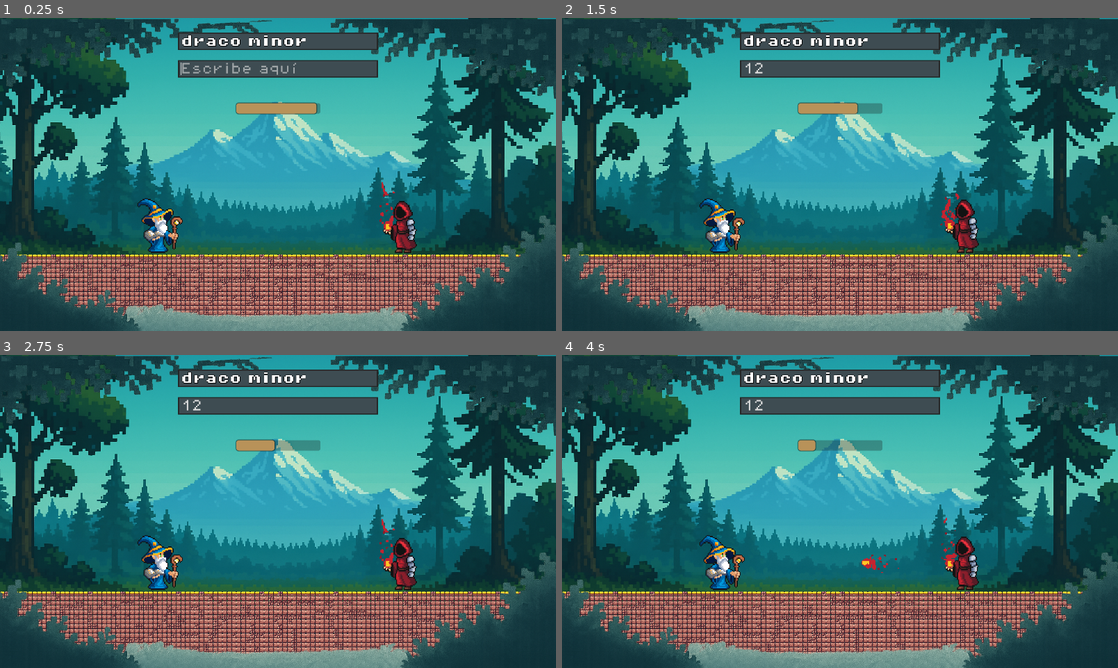
Above: before the commit, frames 1-4 (two rows, left to right).
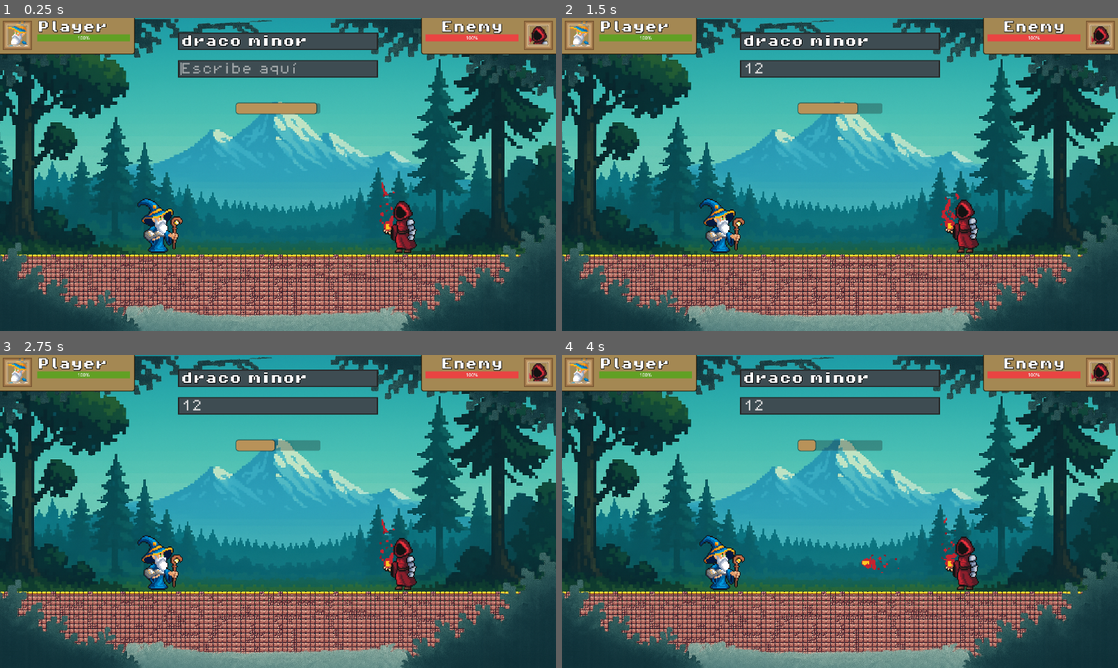
Above: after the commit, the same moments.

Repository: elmaingdev/Spell_Clash_v2
Game: Godot game, scene res://scenes/battle.tscn
Same seed, same stepped clock (60 frames per second), same inputs: the game is played once before the commit and once after it.
Inputs (mouse positions are in pixels of both pictures, inside the frame that each line leads up to):
- Up to frame 1 (0.25 s): no input
- Up to frame 2 (1.5 s): click (840, 68) at 0.52 s; type "12" at 0.6 s
- Up to frame 3 (2.75 s): no input
- Up to frame 4 (4 s): no input

The runs differ from the first frame. In frame 1, 5.6% of the frame differs, in the area x 0-100%, y 0-12%; in frame 2, 5.6%; in frame 3, 5.6%; in frame 4, 5.6%.

Commit message:
Spell_Clashv2_backup0_1
Spell_Clashv2_backup0_1

Diff:
--- /dev/null
+++ b/scenes/InfoPanel.tscn
@@ -0,0 +1,136 @@
+[gd_scene load_steps=10 format=3 uid="uid://c566mi0ppmg2g"]
+
+[ext_resource type="StyleBox" uid="uid://dvwei0lhsf8p3" path="res://themes/boxflat2.tres" id="1_mccuv"]
+[ext_resource type="Texture2D" uid="uid://be1e0swdjaaxb" path="res://assets/mage1/mage1_portrait.png" id="2_0ec8g"]
+[ext_resource type="LabelSettings" uid="uid://de705pwk1itxt" path="res://themes/spell_lbl.tres" id="3_18g4i"]
+[ext_resource type="Texture2D" uid="uid://cu4rtgc138pk4" path="res://assets/mage2/mage2_portrait.png" id="4_4tbpf"]
+
+[sub_resource type="StyleBoxFlat" id="StyleBoxFlat_mccuv"]
+bg_color = Color(0.341176, 0.341176, 0.341176, 0.92549)
+
+[sub_resource type="StyleBoxFlat" id="StyleBoxFlat_0ec8g"]
+bg_color = Color(0.380757, 0.628547, 0.141524, 1)
+
+[sub_resource type="StyleBoxFlat" id="StyleBoxFlat_u7em1"]
+content_margin_left = 3.0
+content_margin_top = 3.0
+content_margin_right = 3.0
+content_margin_bottom = 3.0
+bg_color = Color(0.644442, 0.531617, 0.324611, 1)
+border_width_left = 3
+border_width_top = 3
+border_width_right = 3
+border_width_bottom = 3
+border_color = Color(0.155592, 0.0867232, 0.00752309, 1)
+border_blend = true
+corner_radius_bottom_left = 8
+expand_margin_left = 5.0
+expand_margin_top = 5.0
+expand_margin_right = 5.0
+expand_margin_bottom = 5.0
+shadow_size = 2
+
+[sub_resource type="StyleBoxFlat" id="StyleBoxFlat_18g4i"]
+bg_color = Color(0.347817, 0.347817, 0.347817, 0.937255)
+
+[sub_resource type="StyleBoxFlat" id="StyleBoxFlat_4tbpf"]
+bg_color = Color(0.912943, 0.267876, 0.258025, 1)
+
+[node name="InfoPanel" type="Control"]
+layout_mode = 3
+anchors_preset = 15
+anchor_right = 1.0
+anchor_bottom = 1.0
+grow_horizontal = 2
+grow_vertical = 2
+
+[node name="PlayerPanel" type="Panel" parent="."]
+layout_mode = 1
+offset_right = 460.0
+offset_bottom = 120.0
+theme_override_styles/panel = ExtResource("1_mccuv")
+
+[node name="MarginContainer" type="MarginContainer" parent="PlayerPanel"]
+layout_mode = 1
+anchors_preset = 15
+anchor_right = 1.0
+anchor_bottom = 1.0
+grow_horizontal = 2
+grow_vertical = 2
+theme_override_constants/margin_left = 10
+theme_override_constants/margin_top = 10
+theme_override_constants/margin_right = 10
+theme_override_constants/margin_bottom = 10
+
+[node name="HBoxContainer" type="HBoxContainer" parent="PlayerPanel/MarginContainer"]
+layout_mode = 2
+theme_override_constants/separation = 19
+
+[node name="PlayerPortrait" type="TextureRect" parent="PlayerPanel/MarginContainer/HBoxContainer"]
+layout_mode = 2
+texture = ExtResource("2_0ec8g")
+expand_mode = 2
+
+[node name="VBoxContainer" type="VBoxContainer" parent="PlayerPanel/MarginContainer/HBoxContainer"]
+layout_mode = 2
+
+[node name="PlayerLbl" type="Label" parent="PlayerPanel/MarginContainer/HBoxContainer/VBoxContainer"]
+layout_mode = 2
+text = "Player"
+label_settings = ExtResource("3_18g4i")
+
+[node name="PlayerHP" type="ProgressBar" parent="PlayerPanel/MarginContainer/HBoxContainer/VBoxContainer"]
+custom_minimum_size = Vector2(320, 0)
+layout_mode = 2
+theme_override_styles/background = SubResource("StyleBoxFlat_mccuv")
+theme_override_styles/fill = SubResource("StyleBoxFlat_0ec8g")
+value = 100.0
+fill_mode = 1
+
+[node name="EnemyPanel" type="Panel" parent="."]
+layout_mode = 1
+anchors_preset = 1
+anchor_left = 1.0
+anchor_right = 1.0
+offset_left = -460.0
+offset_bottom = 120.0
+grow_horizontal = 0
+theme_override_styles/panel = SubResource("StyleBoxFlat_u7em1")
+
+[node name="MarginContainer" type="MarginContainer" parent="EnemyPanel"]
+layout_mode = 1
+anchors_preset = 15
+anchor_right = 1.0
+anchor_bottom = 1.0
+grow_horizontal = 2
+grow_vertical = 2
+theme_override_constants/margin_left = 10
+theme_override_constants/margin_top = 10
+theme_override_constants/margin_right = 10
+theme_override_constants/margin_bottom = 10
+
+[node name="HBoxContainer" type="HBoxContainer" parent="EnemyPanel/MarginContainer"]
+layout_mode = 2
+theme_override_constants/separation = 19
+
+[node name="VBoxContainer" type="VBoxContainer" parent="EnemyPanel/MarginContainer/HBoxContainer"]
+layout_mode = 2
+
+[node name="EnemyLbl" type="Label" parent="EnemyPanel/MarginContainer/HBoxContainer/VBoxContainer"]
+layout_mode = 2
+text = "Enemy"
+label_settings = ExtResource("3_18g4i")
+horizontal_alignment = 1
+
+[node name="EnemyHP" type="ProgressBar" parent="EnemyPanel/MarginContainer/HBoxContainer/VBoxContainer"]
+custom_minimum_size = Vector2(320, 0)
+layout_mode = 2
+theme_override_styles/background = SubResource("StyleBoxFlat_18g4i")
+theme_override_styles/fill = SubResource("StyleBoxFlat_4tbpf")
+value = 100.0
+fill_mode = 1
+
+[node name="EnemyPortrait" type="TextureRect" parent="EnemyPanel/MarginContainer/HBoxContainer"]
+layout_mode = 2
+texture = ExtResource("4_4tbpf")
+expand_mode = 2
--- a/scenes/battle.tscn
+++ b/scenes/battle.tscn
@@ -1,7 +1,8 @@
-[gd_scene load_steps=7 format=3 uid="uid://chi50airk2jx1"]
+[gd_scene load_steps=8 format=3 uid="uid://chi50airk2jx1"]
 
 [ext_resource type="PackedScene" uid="uid://cqtct4bo5es3n" path="res://scenes/TypingPanel.tscn" id="1_th188"]
 [ext_resource type="PackedScene" uid="uid://bmg5ivlx0bfvn" path="res://scenes/turn_timer.tscn" id="2_p1qf1"]
+[ext_resource type="PackedScene" uid="uid://c566mi0ppmg2g" path="res://scenes/InfoPanel.tscn" id="3_4k1nj"]
 [ext_resource type="PackedScene" uid="uid://bo7a7aolqu58" path="res://scenes/forest_stage.tscn" id="3_p1qf1"]
 [ext_resource type="PackedScene" uid="uid://c6xw45ilhwral" path="res://scenes/mage_1.tscn" id="4_a12nh"]
 [ext_resource type="PackedScene" uid="uid://bxmxtmbhcrvo" path="res://scenes/mage_2.tscn" id="5_lpir7"]
@@ -36,6 +37,9 @@
 offset_right = -144.0
 offset_bottom = -246.0
 
+[node name="InfoPanel" parent="CanvasLayer/UI" instance=ExtResource("3_4k1nj")]
+layout_mode = 1
+
 [node name="ForestStage" parent="." instance=ExtResource("3_p1qf1")]
 
 [node name="Mage_1" parent="." instance=ExtResource("4_a12nh")]
--- /dev/null
+++ b/themes/boxflat2.tres
@@ -0,0 +1,20 @@
+[gd_resource type="StyleBoxFlat" format=3 uid="uid://dvwei0lhsf8p3"]
+
+[resource]
+content_margin_left = 3.0
+content_margin_top = 3.0
+content_margin_right = 3.0
+content_margin_bottom = 3.0
+bg_color = Color(0.644442, 0.531617, 0.324611, 1)
+border_width_left = 3
+border_width_top = 3
+border_width_right = 3
+border_width_bottom = 3
+border_color = Color(0.155592, 0.0867232, 0.00752309, 1)
+border_blend = true
+corner_radius_bottom_right = 8
+expand_margin_left = 5.0
+expand_margin_top = 5.0
+expand_margin_right = 5.0
+expand_margin_bottom = 5.0
+shadow_size = 2
Binary file added: assets/mage1/mage1_portrait.png
Not shown, added: assets/mage1/mage1_portrait.png.import
Binary file added: assets/mage2/mage2_portrait.png
Not shown, added: assets/mage2/mage2_portrait.png.import
Not shown, changed: .gitignore
